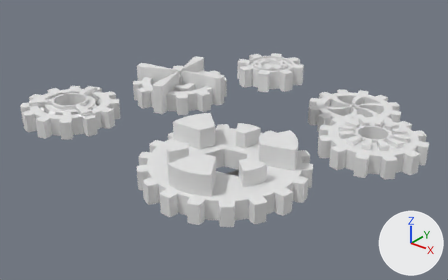
What one commit did to the Blender file Assets/Models/gears.blend.
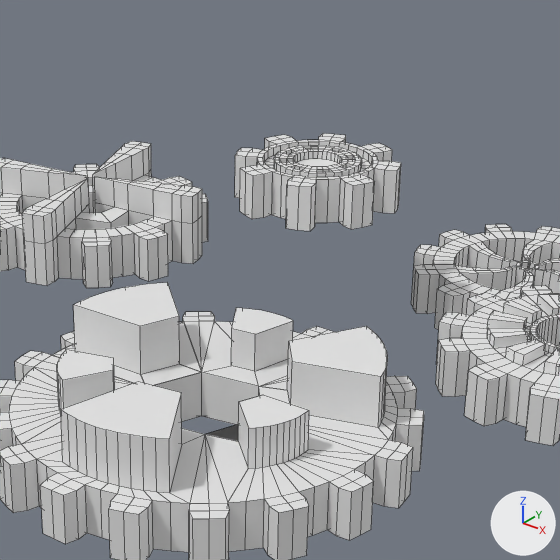
There are two pictures of each version: one whole from a 50 mm lens placed at (9.44, -10.14, 5.34), pointed at (1.58, -0.32, -0.75), one close up on the part from 32% to 82% of the width and 0% to 80% of the height. The lights are fixed; the arrows at lower right show +X, +Y and +Z. The close-ups show mesh edges as thin lines.

Names of what the first close-up shows: 'Gear', 'Gear.001', 'Gear.002', 'Gear.003', 'Gear.005'.
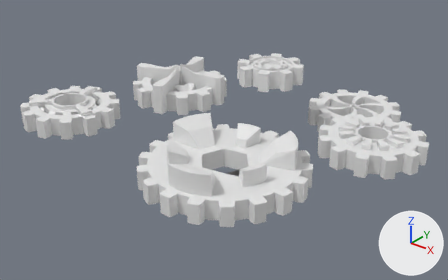
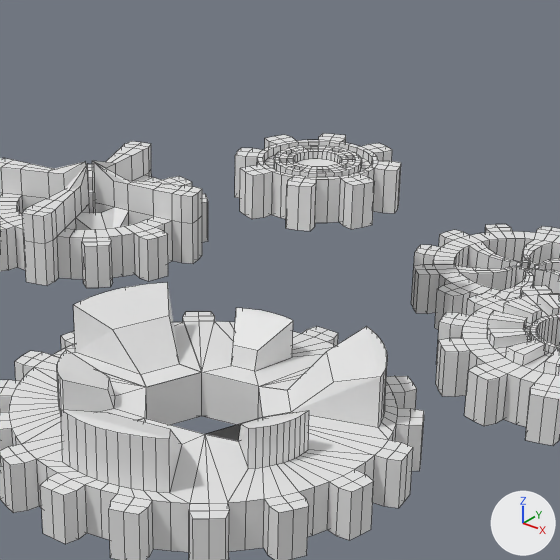
Commit message: Changed gears

Boxes (x1, y1, x2, y2) around the edits, measured in the close-ups (560 x 560 px; the box of a moved part takes in the faces that stretch with it):
part 1 of me_gear_002, moved or reshaped
    both: (57, 326, 387, 489)
part 2 of me_gear_002, moved or reshaped
    both: (73, 282, 293, 374)
part 3 of me_gear_001, moved or reshaped
    before: (49, 162, 133, 211)
    after: (49, 161, 133, 211)
part 4 of me_gear_001, moved or reshaped
    both: (76, 208, 129, 230)

The change, as a list of edits to the scene's bpy script:
```text
Change me_gear_002:
    used by ob_gear_002; location = (2.763, -1.77, -0.49)
    verts and faces of me_gear_002; kept vertices keep their numbers, new ones are numbered from 643
    before: 522 (-0.69, 0.06, 0.63) at pixel (140, 326), 525 (-0.56, 0.4, 0.63) at pixel (179, 316), 547 (-0.56, 0.4, 0.63) at pixel (179, 316), 548 (-0.69, 0.06, 0.63) at pixel (140, 326), 602 (-0.01, 0.68, 0.53) at pixel (255, 334)
    before: 612 (-0.22, 0.64, 0.53) at pixel (231, 328), 639 (-0.01, 0.68, 0.53) at pixel (255, 334), 640 (-0.22, 0.64, 0.53) at pixel (231, 328)
    remove me_gear_002.from_pydata(...)  # 643 vertices, 583 faces, 10 loose edges; spans x -1.69..1.69, y -1.7..1.7, z -0.2..0.63
    add me_gear_002.from_pydata(...)  # 641 vertices, 583 faces, 10 loose edges; spans x -1.69..1.69, y -1.7..1.7, z -0.2..0.63
    me_gear_002 part 1
    3 vertices are removed from x 0.59..0.66, y -0.33..-0.13, z 0.53
    5 faces are deleted
    12 vertices move from x -0.6..0.66, y -0.69..0.57, z 0.53..0.63 to x -0.64..0.91, y -1.0..0.83, z 0.36..0.5
    1 vertex is added at (0.63, -0.35, 0.36)
    5 new faces join them
    me_gear_002 part 2
    add verts[522] = (-1.0, 0.09, 0.5)  # moved, pixel (112, 329)
    add verts[548] = (-1.0, 0.09, 0.5)  # moved, pixel (112, 329)
    add verts[525] = (-0.82, 0.58, 0.5)  # moved, pixel (169, 315)
    add verts[547] = (-0.82, 0.58, 0.5)  # moved, pixel (169, 315)
    add verts[602] = (-0.01, 0.72, 0.36)  # moved, pixel (257, 350)
    add verts[639] = (-0.01, 0.72, 0.36)  # moved, pixel (257, 350)
    add verts[612] = (-0.23, 0.68, 0.36)  # moved, pixel (233, 345)
    add verts[640] = (-0.23, 0.68, 0.36)  # moved, pixel (233, 345)
Change me_gear_001:
    where me_gear_001.from_pydata(...)  # 456 vertices, 464 faces; spans x -1.09..1.09, y -1.09..1.09, z -0.2..0.46
    used by ob_gear_001; location = (0.0, 0.0, 0.0)
    before: 445 (0.04, 0.01, 0.46) at pixel (94, 176), 448 (-0.01, 0.04, 0.46) at pixel (92, 174), 451 (-0.04, -0.01, 0.46) at pixel (86, 175), 454 (0.01, -0.04, 0.46) at pixel (88, 177)
    me_gear_001 part 3
    add for i in [445, 448, 451, 454]: me_gear_001.vertices[i].co += Vector((0.0, 0.0, 0.14))
    me_gear_001 part 4
    me_gear_001.vertices[350].co: (0.5, -0.29, 0.2) -> (0.5, -0.29, -0.01)  # pixel (110, 222) -> not seen
```
